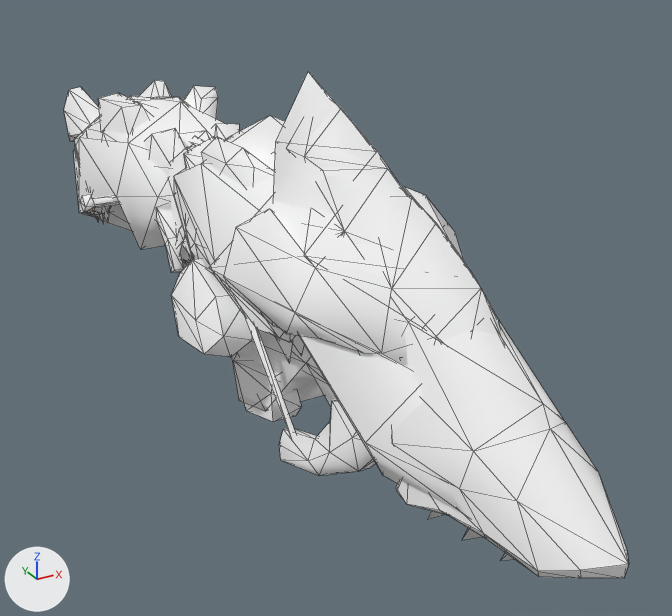
The glTF model docs/models/weapons/w04/095.glb: old version first, new version second.
The view is the same before and after, from a 50 mm camera at (-0.791, -2.063, 0.511) aimed at (0.128, -0.393, -0.324). Every picture has the same lights, and +X, +Y and +Z are marked at lower left. The first picture is the older version. Mesh edges are drawn as thin lines. Vertices at exactly the same position are counted once.

In view in the first picture: 'Group[0]', 'Group[100]', 'Group[1]', 'Group[2]'.
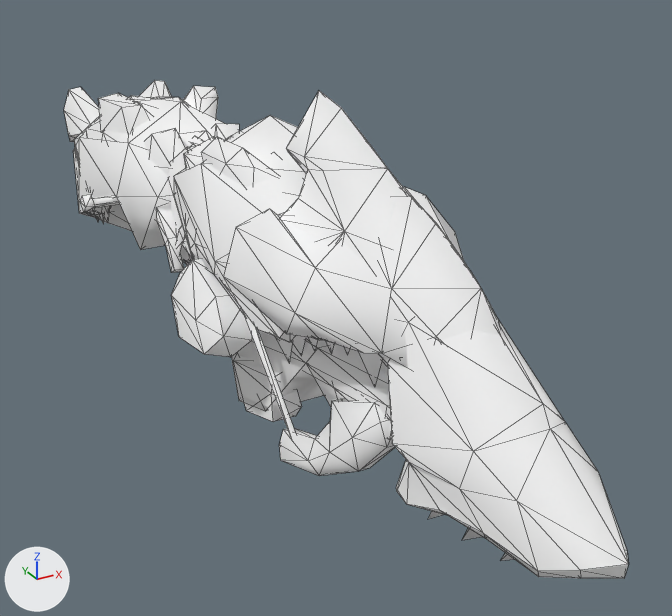
The change, as JSON lines over the scene's bpy script:
```json
{"block": "me_group_1", "where": "# used by ob_group_1; location = (0.0, 0.0, 0.0)"}
{"op": "remove", "block": "me_group_1", "code": "me_group_1.from_pydata(...)  # 139 vertices, 240 faces; spans x -0.162..0.161, y -1.402..-0.521, z -0.407..0.223"}
{"op": "add", "block": "me_group_1", "code": "me_group_1.from_pydata(...)  # 123 vertices, 212 faces; spans x -0.154..0.153, y -1.402..-0.549, z -0.407..0.196"}
{"block": "me_group_1", "change": "me_group_1 part 1: the loose piece of 16 vertices spanning x -0.162..0.161, y -1.372..-0.521, z -0.354..0.223 is deleted"}
{"block": "me_group_2", "where": "# used by ob_group_2; location = (0.0, 0.0, 0.0)"}
{"op": "remove", "block": "me_group_2", "code": "me_group_2.from_pydata(...)  # 103 vertices, 164 faces; spans x -0.253..0.252, y -1.147..-0.568, z -0.209..0.104"}
{"op": "add", "block": "me_group_2", "code": "me_group_2.from_pydata(...)  # 85 vertices, 132 faces; spans x -0.243..0.242, y -1.147..-0.597, z -0.209..0.093"}
{"block": "me_group_2", "change": "me_group_2 part 2: the loose piece of 18 vertices spanning x -0.253..0.252, y -1.125..-0.568, z -0.198..0.104 is deleted"}
```

What differs and where, as boxes [x1, y1, x2, y2] in the pictures (672 x 616 px):
```json
{"object": "Group[1]", "change": "reshaped", "before": [273, 72, 628, 578], "after": [280, 91, 628, 578]}
{"object": "Group[2]", "change": "reshaped", "before": [209, 187, 500, 365], "after": [223, 187, 500, 386]}
{"part": 1, "of": "me_group_1", "change": "deleted", "before": [273, 72, 466, 515]}
{"part": 2, "of": "me_group_2", "change": "deleted", "before": [209, 196, 450, 360]}
```
